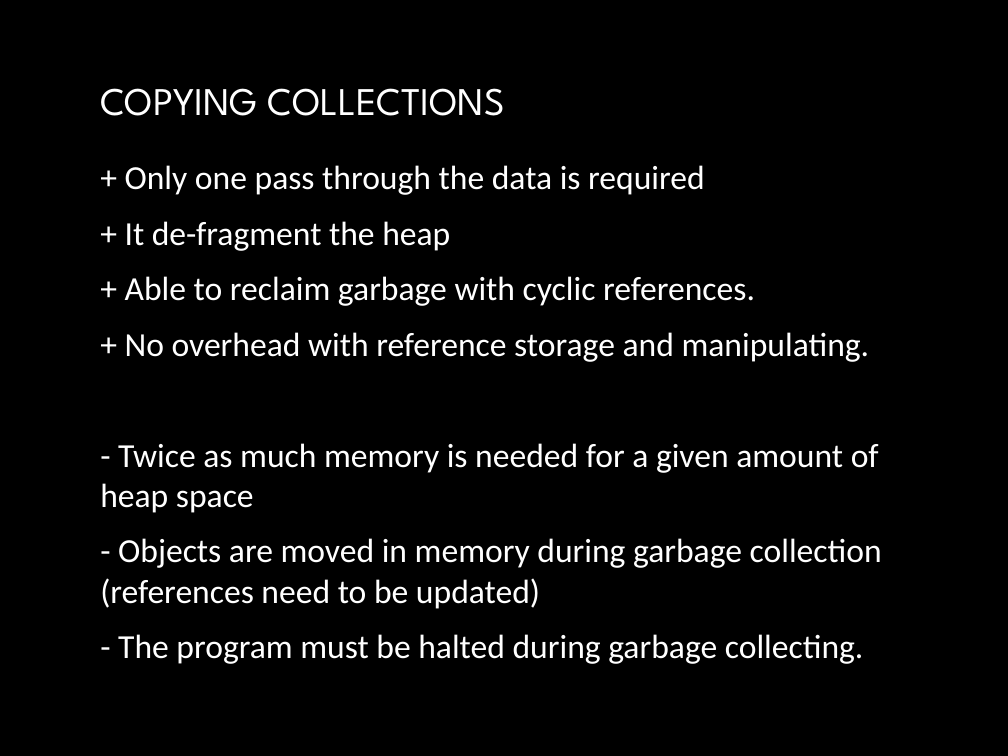
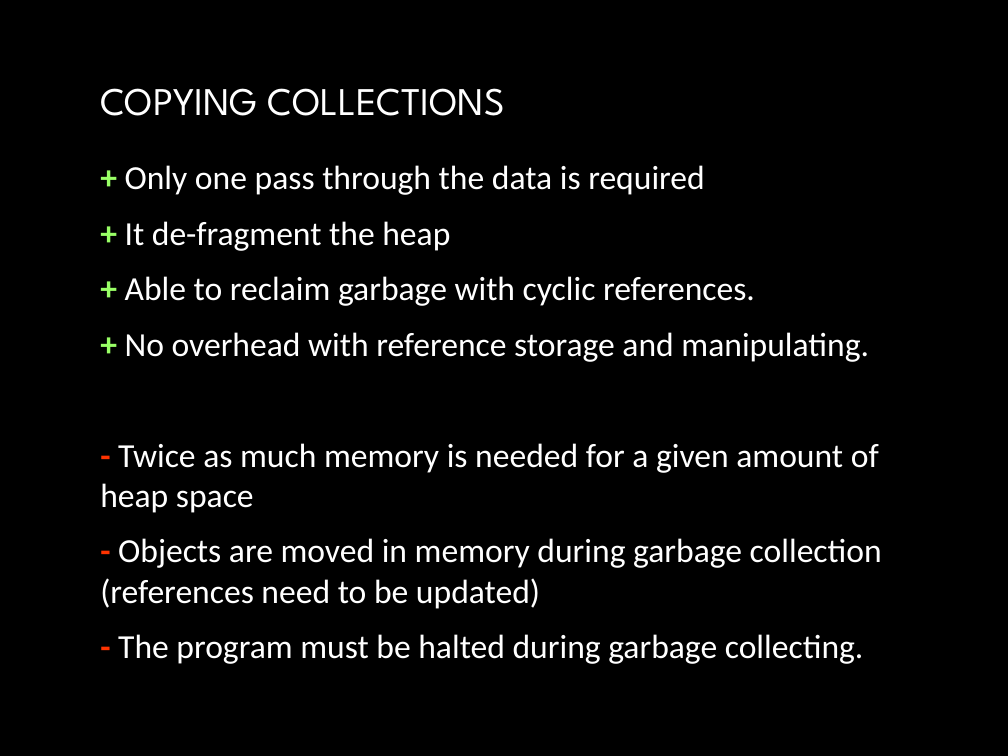
Before and after one commit to yuriyshapovalov/slides, a slide deck: slide 18 of ppt/Garbage collection in dotnet.pptx. Drawn at 1008x756 pixels with LibreOffice and Linux fonts; fonts in the diff are those of the drawing; background and template pictures are left out. Boxes give left, top, right and bottom in pixels: in the first picture for what was removed or moved away, otherwise in the second. Text is boxed around its words. In the diff, an @@ line names an element or a change of style, - is before the commit and + after.

Commit message:
garbage collection in .net: complete section about common algorithms

```diff
--- a/ppt/Garbage collection in dotnet.pptx
+++ b/ppt/Garbage collection in dotnet.pptx
@@ text "+ Only one pass through ..." at bbox=[100, 165, 882, 664]: text colour gradient #FFFFFF to #BFBFBF to #99FF66 in "+", "+", "+", "+"; bold on in "+", "+", "+", "+" and 3 more places; text colour gradient #FFFFFF to #BFBFBF to #FF3300 in "-", "-", "-" @@
```
Also in this commit, not shown: 2 other slides changed.
